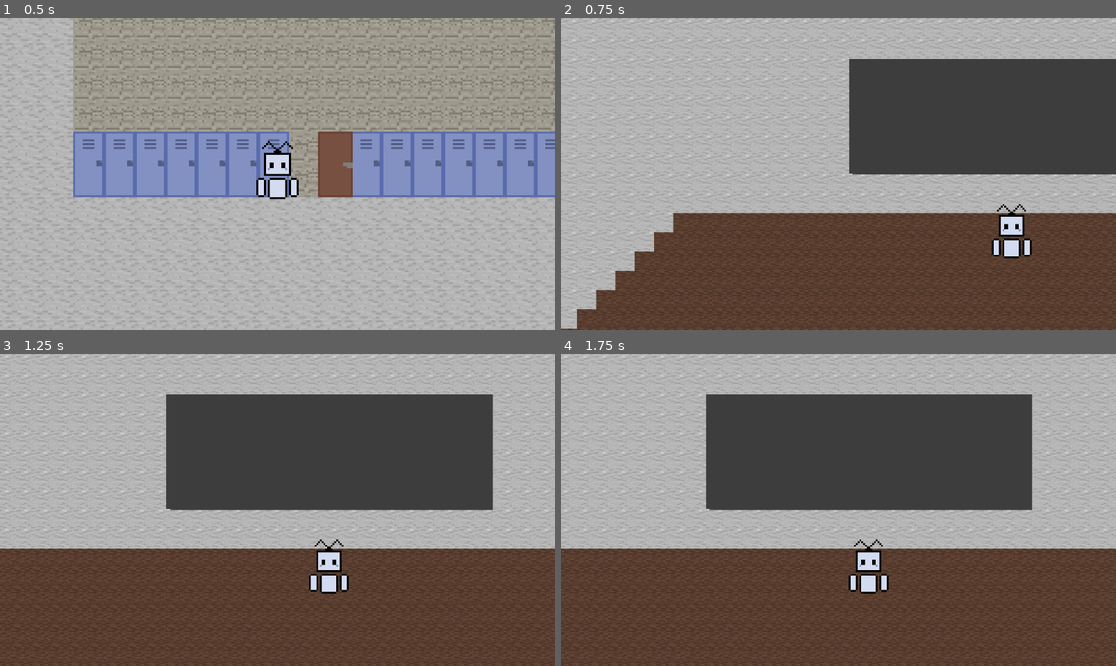
Above: before the commit, frames 1-4 (two rows, left to right).
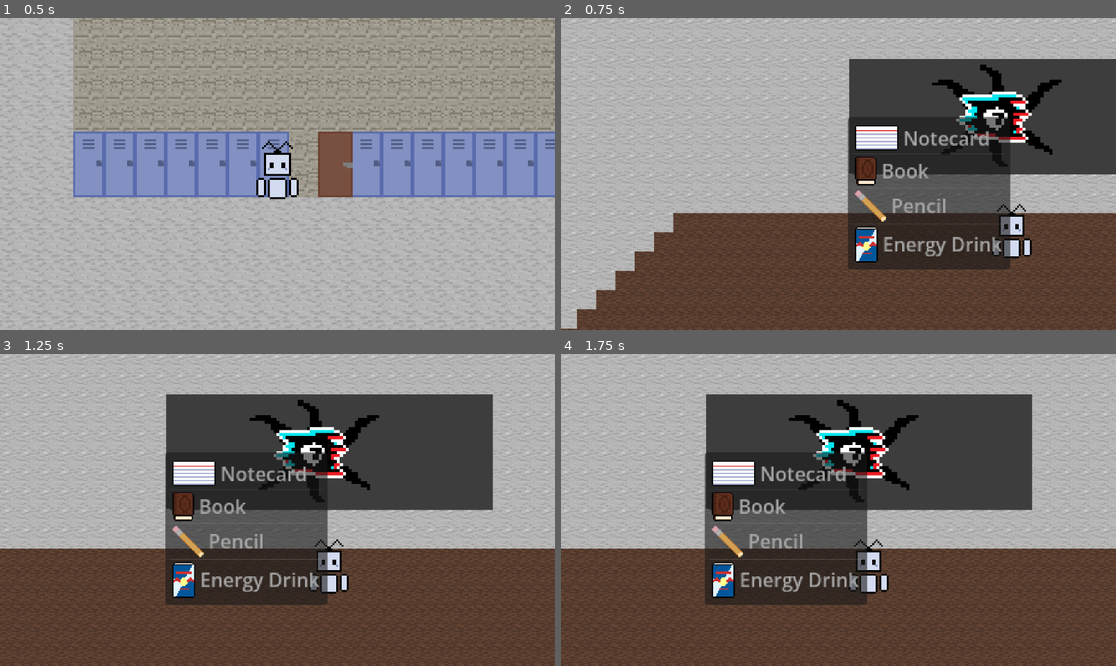
Above: after the commit, the same moments.

Repository: dingus4882/finals-war
Game: Godot game, scene res://scenes/game.tscn
Two runs of this game, one before a commit and one after it. Both use one fixed random seed, a clock stepped at 60 frames per second and the inputs below.
Inputs:
- Up to frame 1 (0.5 s): no input
- Up to frame 2 (0.75 s): tap Enter (ui_accept) at 0.5 s; hold Right (ui_right) from 0.53 s (still down); hold F (Battle) from 0.53 s (still down)
- Up to frame 3 (1.25 s): keep holding Right (ui_right); keep holding F (Battle); tap Enter (ui_accept) at 0.77 s
- Up to frame 4 (1.75 s): keep holding Right (ui_right); release F (Battle) at 1.28 s; tap E (EnterDoor) at 1.35 s; tap Enter (ui_accept) at 1.52 s

Frame 1 is identical in both runs. In frame 2, 13% of the frame differs, in the area x 51-91%, y 14-81%; in frame 3, 12%; in frame 4, 13%.
Error in both runs: Attempt to call function 'show' in base 'null instance' on a null instance. (res://scripts/door.gd:20)

Commit message:
Created a class for enemy stats and for user stats

Diff:
--- a/bosses.gd
+++ /dev/null
@@ -1,11 +0,0 @@
-class_name bosses
-
-var name: String = "N/A"
-var health: int = 0
-var dmg: int = 0
-var texture: ImageTexture = Image.load_from_file("res://assets/book.png")
-
-func _init(name: String, health: int, dmg: int):
-	self.name = name
-	self.health = health
-	self.dmg = dmg
--- a/player.gd
+++ /dev/null
@@ -1 +0,0 @@
-class_name player
--- /dev/null
+++ b/scenes/battle_enemy.gd
@@ -0,0 +1,18 @@
+extends Area2D
+
+var enemyNum = 0
+
+var enemyData: Dictionary = {
+	"CollegeBoard": bosses.new("CollegeBoard", 100, 15, load("res://assets/collegeboard.png")),
+	"Canva": bosses.new("Canva", 150, 20, load("res://assets/canva.png")),
+	"Coral": bosses.new("Coral", 200, 50, load("res://assets/coral.png"))
+}
+
+# Called when the node enters the scene tree for the first time.
+func _ready() -> void:
+	pass # Replace with function body.
+
+
+# Called every frame. 'delta' is the elapsed time since the previous frame.
+func _process(delta: float) -> void:
+	pass
--- a/scenes/game.tscn
+++ b/scenes/game.tscn
@@ -7,7 +7,10 @@
 [ext_resource type="PackedScene" uid="uid://2fm75csd3qxc" path="res://scenes/door.tscn" id="3_lnu2h"]
 [ext_resource type="PackedScene" uid="uid://cirimojf6we0d" path="res://scenes/enemy.tscn" id="5_u5sy4"]
 [ext_resource type="Texture2D" uid="uid://dlgdb4vpt8em4" path="res://assets/tilemap-pixilart.png" id="6_u5sy4"]
+[ext_resource type="Texture2D" uid="uid://bwhrkkqouktjo" path="res://assets/collegeboard.png" id="7_0tnpc"]
+[ext_resource type="Script" uid="uid://dolya0ir5nwub" path="res://scenes/battle_enemy.gd" id="7_vtaks"]
 [ext_resource type="PackedScene" uid="uid://dkn3n8y6dp8gp" path="res://scenes/battle_player.tscn" id="8_vtaks"]
+[ext_resource type="PackedScene" uid="uid://dnv3jp2g26thr" path="res://scenes/weapons.tscn" id="10_kvpfn"]
 
 [sub_resource type="TileSetAtlasSource" id="TileSetAtlasSource_lnu2h"]
 texture = ExtResource("2_yqjtg")
@@ -56,6 +59,8 @@
 physics_layer_0/collision_layer = 1
 sources/1 = SubResource("TileSetAtlasSource_gee14")
 
+[sub_resource type="CircleShape2D" id="CircleShape2D_vtaks"]
+
 [node name="game" type="Node2D" unique_id=461788222]
 script = ExtResource("1_u5sy4")
 
@@ -93,11 +98,22 @@
 format = 2
 layer_0/tile_data = PackedInt32Array(-196612, 131073, 0, -196611, 131073, 0, -196610, 131073, 0, -196609, 131073, 0, -3 …(16549 unchanged characters)…
 
-[node name="enemy" type="Area2D" parent="battleMap" unique_id=609924331]
+[node name="battleEnemy" type="Area2D" parent="battleMap" unique_id=609924331]
+position = Vector2(125, -1)
+scale = Vector2(2.5, 2.5)
+script = ExtResource("7_vtaks")
+
+[node name="Sprite2D" type="Sprite2D" parent="battleMap/battleEnemy" unique_id=1729905308]
+texture = ExtResource("7_0tnpc")
+
+[node name="CollisionShape2D" type="CollisionShape2D" parent="battleMap/battleEnemy" unique_id=2140165075]
+shape = SubResource("CircleShape2D_vtaks")
 
 [node name="battlePlayer" parent="battleMap" unique_id=401584824 instance=ExtResource("8_vtaks")]
 position = Vector2(136, 98)
 scale = Vector2(1.5, 1.5)
+
+[node name="ItemList" parent="battleMap" unique_id=606056318 instance=ExtResource("10_kvpfn")]
 
 [node name="Player" parent="." unique_id=491639410 instance=ExtResource("1_uwrxv")]
 position = Vector2(-8, 39)
--- a/scenes/weapons.tscn
+++ b/scenes/weapons.tscn
@@ -4,36 +4,23 @@
 [ext_resource type="Texture2D" uid="uid://byw51uo352yqn" path="res://assets/book.png" id="2_0ccn8"]
 [ext_resource type="Texture2D" uid="uid://bnc28o66sj5w5" path="res://assets/pencil.png" id="3_oqpq1"]
 [ext_resource type="Texture2D" uid="uid://b1vsymqo7i3s7" path="res://assets/redbull.png" id="4_acacc"]
+[ext_resource type="Script" uid="uid://g4rnyuf7dp6p" path="res://scripts/weapons.gd" id="5_0ccn8"]
 
-[node name="weapons" type="Node2D" unique_id=1006870308]
+[node name="ItemList" type="ItemList" unique_id=606056318]
+offset_right = 40.0
+offset_bottom = 40.0
+auto_width = true
+auto_height = true
+item_count = 4
+item_0/text = "Notecard"
+item_0/icon = ExtResource("1_pe4jq")
+item_1/text = "Book"
+item_1/icon = ExtResource("2_0ccn8")
+item_2/text = "Pencil"
+item_2/icon = ExtResource("3_oqpq1")
+item_3/text = "Energy Drink"
+item_3/icon = ExtResource("4_acacc")
+script = ExtResource("5_0ccn8")
 
-[node name="notecard" type="TextureButton" parent="." unique_id=1565468881]
-offset_left = -37.0
-offset_top = -1.0
-offset_right = -1.0
-offset_bottom = 20.0
-texture_normal = ExtResource("1_pe4jq")
-
-[node name="Area2D" type="Area2D" parent="notecard" unique_id=294811153]
-position = Vector2(37, 1)
-
-[node name="book" type="TextureButton" parent="." unique_id=630962232]
-offset_left = 5.0
-offset_top = -1.0
-offset_right = 23.0
-offset_bottom = 23.0
-texture_normal = ExtResource("2_0ccn8")
-
-[node name="pencil" type="TextureButton" parent="." unique_id=1617994320]
-offset_left = -36.0
-offset_top = 25.0
-offset_right = -10.0
-offset_bottom = 51.0
-texture_normal = ExtResource("3_oqpq1")
-
-[node name="redbull" type="TextureButton" parent="." unique_id=1704064329]
-offset_left = 6.0
-offset_top = 30.0
-offset_right = 25.0
-offset_bottom = 60.0
-texture_normal = ExtResource("4_acacc")
+[connection signal="item_clicked" from="." to="." method="_on_item_clicked"]
+[connection signal="item_selected" from="." to="." method="_on_item_selected"]
--- /dev/null
+++ b/scripts/bosses.gd
@@ -0,0 +1,13 @@
+class_name bosses
+
+#var myImg: Image = Image.load_from_file("res://assets/collegeboard.png")
+var name: String = "N/A"
+var health: int = 0
+var dmg: int = 0
+var texture: CompressedTexture2D = load("res://assets/collegeboard.png")
+
+func _init(name: String, health: int, dmg: int, texture: CompressedTexture2D):
+	self.name = name
+	self.health = health
+	self.dmg = dmg
+	self.texture = texture
--- /dev/null
+++ b/scripts/weapons.gd
@@ -0,0 +1,25 @@
+extends ItemList
+
+
+# Called when the node enters the scene tree for the first time.
+func _ready():
+	$".".show()
+
+
+# Called every frame. 'delta' is the elapsed time since the previous frame.
+
+
+func _on_item_clicked(index: int, at_position: Vector2, mouse_button_index: int) -> void:
+	print("AHHHH")
+	$".".hide()
+
+
+func _on_item_selected(index: int) -> void:
+	if  item_selected.get_name() == "Book":
+		print("IS A BOOK")
+	if  item_selected.get_name() == "Energy Drink":
+		print("IS REDBULLL")
+	if  item_selected.get_name() == "Notecard":
+		print("IS MAH NOTES")
+	if  item_selected.get_name() == "Pencil":
+		print("stabby stabby")
Binary file added: assets/canva.png
Not shown, added: assets/canva.png.import
Binary file added: assets/coral.png
Not shown, added: assets/coral.png.import
Not shown, removed: player.gd.uid
Not shown, added: scenes/battle_enemy.gd.uid
Renamed: bosses.gd.uid -> scripts/bosses.gd.uid
Not shown, added: scripts/weapons.gd.uid
